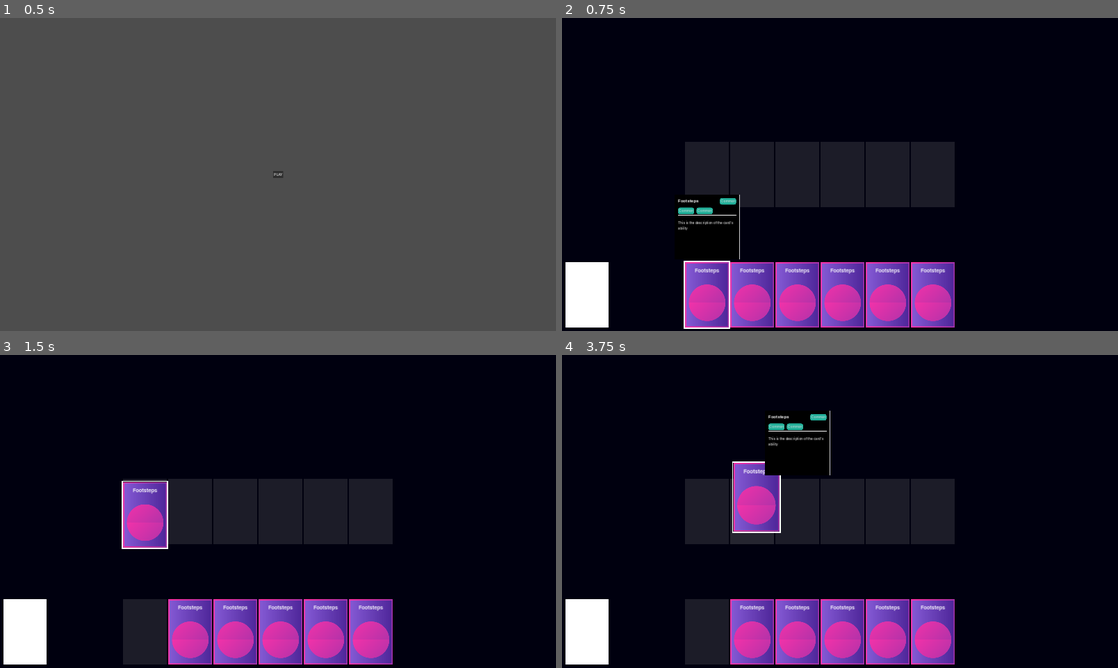
Above: before the commit, frames 1-4 (two rows, left to right).
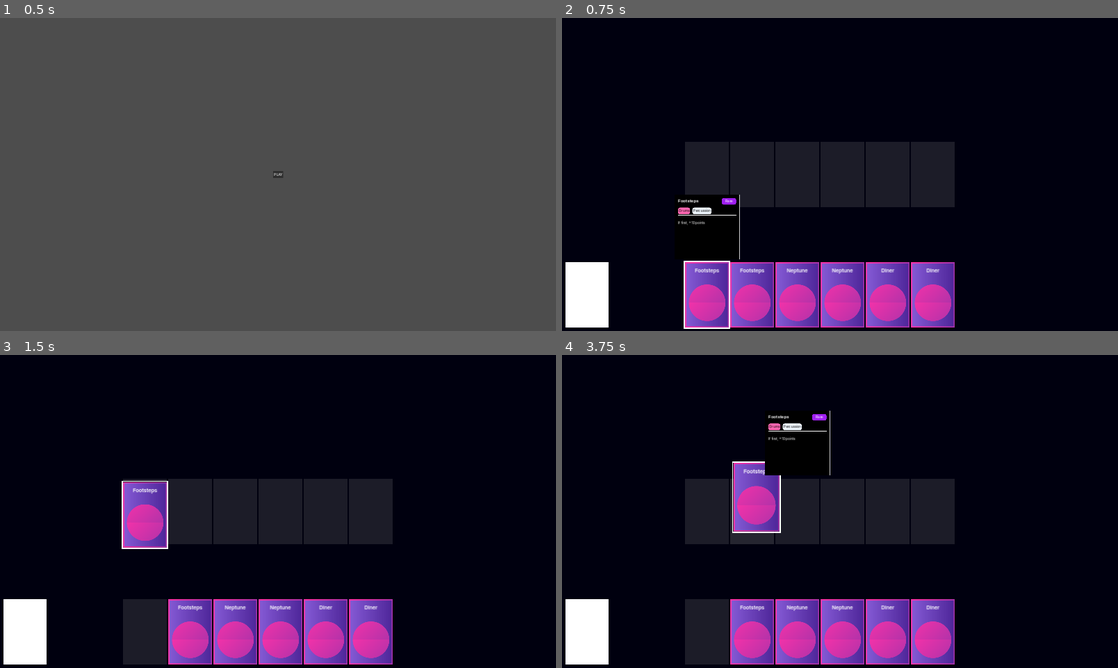
Above: after the commit, the same moments.

Repository: mikerobideau/loop-deck
Game: Godot game, scene res://main.tscn
Two runs of this game, one before a commit and one after it. Both use one fixed random seed, a clock stepped at 60 frames per second and the inputs below.
Inputs (mouse positions are in pixels of both pictures, inside the frame that each line leads up to):
- Up to frame 1 (0.5 s): no input
- Up to frame 2 (0.75 s): click "PLAY" at 0.5 s
- Up to frame 3 (1.5 s): tap Enter (ui_accept) at 1.25 s; drag from (144, 511) to (333, 442) at 1.27 s
- Up to frame 4 (3.75 s): tap Enter (ui_accept) at 2, 3.5 s; drag from (706, 511) to (812, 574) at 2.02 s; move the mouse to (751, 511) at 2.77 s; press the mouse at (751, 511) at 2.78 s; release the mouse at (751, 511) at 3.5 s; drag from (795, 511) to (673, 464) at 3.52 s

Frame 1 is identical in both runs. In frame 2, 0.4% of the frame differs, in the area x 20-69%, y 57-82%; in frame 3, 0.1%; in frame 4, 0.4%.

Commit message:
tooltips continued

Diff:
--- a/component/card/card.tscn
+++ b/component/card/card.tscn
@@ -37,8 +37,6 @@
 [node name="Name" type="Label" parent="TopContainer"]
 layout_mode = 2
 theme_type_variation = &"HeaderMedium"
-text = "MOONLIGHT
-DRIVE"
 horizontal_alignment = 1
 vertical_alignment = 1
 autowrap_mode = 3
--- a/component/card/card_data.gd
+++ b/component/card/card_data.gd
@@ -16,7 +16,7 @@
 	ACOUSTIC_GUITAR,
 	SYNTH,
 	PIANO,
-	SAXAPHONE
+	SAXOPHONE
 }
 
 @export var name: String
@@ -24,3 +24,9 @@
 @export var instrument: Instrument
 @export var description: String
 @export var rarity: Rarity.Value
+
+static func role_text(value: Role) -> String:
+	return str(Role.find_key(value)).capitalize()
+
+static func instrument_text(value: Instrument) -> String:
+	return str(Instrument.find_key(value)).capitalize()
--- a/component/card/rarity.gd
+++ b/component/card/rarity.gd
@@ -8,11 +8,24 @@
 }
 
 const COLORS := {
-	Value.COMMON: Color.WHITE,
+	Value.COMMON: Color.DARK_CYAN,
 	Value.UNCOMMON: Color.BLUE,
 	Value.RARE: Color.PURPLE,
 	Value.LEGENDARY: Color.GOLDENROD
 }
 
-static func color_of(rarity: Rarity) -> Color:
+static func color_of(rarity: Rarity.Value) -> Color:
 	return COLORS.get(rarity, Color.GRAY)
+
+static func text_of(rarity: Rarity.Value) -> String:
+	match rarity:
+		Value.COMMON:
+			return 'Common'
+		Value.UNCOMMON:
+			return 'Uncommon'
+		Value.RARE:
+			return 'Rare'
+		Value.LEGENDARY:
+			return 'Legendary'
+		_:
+			return 'Common'
--- /dev/null
+++ b/component/ui/chip.gd
@@ -0,0 +1,26 @@
+class_name Chip
+extends PanelContainer
+
+@onready var label = $MarginContainer/Label
+
+func _ready():
+	add_theme_stylebox_override('panel', get_theme_stylebox('panel').duplicate())
+	label.text = text
+	_apply_color()
+
+var text: String:
+	set(new_value):
+		text = new_value
+		label.text = new_value
+
+var color: Color:
+	set(new_value):
+		color = new_value
+		_apply_color()
+
+func _apply_color():
+	if not is_node_ready():
+		return
+	var style := get_theme_stylebox('panel') as StyleBoxFlat
+	style.bg_color = color
+	label.add_theme_color_override('font_color', Color.BLACK if color.get_luminance() > 0.5 else Color.WHITE)
--- a/component/ui/tag.tscn
+++ b/component/ui/chip.tscn
@@ -1,4 +1,6 @@
-[gd_scene load_steps=2 format=3 uid="uid://c4ifehlna7r2c"]
+[gd_scene load_steps=3 format=3 uid="uid://c4ifehlna7r2c"]
+
+[ext_resource type="Script" path="res://component/ui/chip.gd" id="1_8gtfb"]
 
 [sub_resource type="StyleBoxFlat" id="StyleBoxFlat_h3p28"]
 bg_color = Color(0.136181, 0.69269, 0.603365, 1)
@@ -7,10 +9,11 @@
 corner_radius_bottom_right = 10
 corner_radius_bottom_left = 10
 
-[node name="Tag" type="PanelContainer"]
+[node name="Chip" type="PanelContainer"]
 offset_right = 67.0
 offset_bottom = 20.0
 theme_override_styles/panel = SubResource("StyleBoxFlat_h3p28")
+script = ExtResource("1_8gtfb")
 
 [node name="MarginContainer" type="MarginContainer" parent="."]
 layout_mode = 2
@@ -23,4 +26,3 @@
 layout_mode = 2
 size_flags_horizontal = 4
 theme_type_variation = &"TooltipLabel"
-text = "Common"
--- /dev/null
+++ b/data/card/boombox.tres
@@ -0,0 +1,11 @@
+[gd_resource type="Resource" script_class="CardData" load_steps=2 format=3 uid="uid://dckkoscqmgbt8"]
+
+[ext_resource type="Script" path="res://component/card/card_data.gd" id="1_hqlsm"]
+
+[resource]
+script = ExtResource("1_hqlsm")
+name = "Boombox"
+role = 1
+instrument = 1
+description = "If between percussion and rhythm, +5 flow"
+rarity = 0
--- /dev/null
+++ b/data/card/diner.tres
@@ -0,0 +1,11 @@
+[gd_resource type="Resource" script_class="CardData" load_steps=2 format=3 uid="uid://h62w1phslat7"]
+
+[ext_resource type="Script" path="res://component/card/card_data.gd" id="1_7lb27"]
+
+[resource]
+script = ExtResource("1_7lb27")
+name = "Diner"
+role = 3
+instrument = 7
+description = "+10 points for each lead in hand"
+rarity = 0
--- a/data/card/footsteps.tres
+++ b/data/card/footsteps.tres
@@ -8,3 +8,4 @@
 role = 0
 instrument = 0
 description = "If first, +10 points"
+rarity = 2
--- /dev/null
+++ b/data/card/neptune.tres
@@ -0,0 +1,11 @@
+[gd_resource type="Resource" script_class="CardData" load_steps=2 format=3 uid="uid://cb6wiw8iekmeb"]
+
+[ext_resource type="Script" path="res://component/card/card_data.gd" id="1_dcjvy"]
+
+[resource]
+script = ExtResource("1_dcjvy")
+name = "Neptune"
+role = 3
+instrument = 5
+description = "+1 flow for each previous card"
+rarity = 1
--- a/data/deck/standard_deck.tres
+++ b/data/deck/standard_deck.tres
@@ -1,10 +1,13 @@
-[gd_resource type="Resource" script_class="DeckData" load_steps=4 format=3 uid="uid://ctpyggne14nv2"]
+[gd_resource type="Resource" script_class="DeckData" load_steps=7 format=3 uid="uid://ctpyggne14nv2"]
 
 [ext_resource type="Script" path="res://component/card/card_data.gd" id="1_bp4ay"]
 [ext_resource type="Resource" uid="uid://dgvh8ydks81sy" path="res://data/card/footsteps.tres" id="2_315qi"]
 [ext_resource type="Script" path="res://deck/deck_data.gd" id="2_ankn4"]
+[ext_resource type="Resource" uid="uid://cb6wiw8iekmeb" path="res://data/card/neptune.tres" id="3_t3n68"]
+[ext_resource type="Resource" uid="uid://h62w1phslat7" path="res://data/card/diner.tres" id="4_c5s1d"]
+[ext_resource type="Resource" uid="uid://dckkoscqmgbt8" path="res://data/card/boombox.tres" id="5_qhd2a"]
 
 [resource]
 script = ExtResource("2_ankn4")
 name = "Standard Deck"
-cards = Array[ExtResource("1_bp4ay")]([ExtResource("2_315qi"), ExtResource("2_315qi"), ExtResource("2_315qi"), ExtResource("2_315qi"), ExtResource("2_315qi"), ExtResource("2_315qi"), ExtResource("2_315qi"), ExtResource("2_315qi"), ExtResource("2_315qi"), ExtResource("2_315qi"), ExtResource("2_315qi")])
+cards = Array[ExtResource("1_bp4ay")]([ExtResource("2_315qi"), ExtResource("2_315qi"), ExtResource("3_t3n68"), ExtResource("3_t3n68"), ExtResource("4_c5s1d"), ExtResource("4_c5s1d"), ExtResource("5_qhd2a"), ExtResource("5_qhd2a")])
--- /dev/null
+++ b/global/style_global.gd
@@ -0,0 +1,5 @@
+class_name StyleGlobal
+extends Node
+
+const ROLE_COLOR = Color.ALICE_BLUE
+const INSTRUMENT_COLOR = Color.HOT_PINK
--- a/global/tooltip/tooltip_panel.gd
+++ b/global/tooltip/tooltip_panel.gd
@@ -4,9 +4,20 @@
 const GAP := 12.0
 
 @onready var title = $Body/VBoxContainer/Top/Title
+@onready var rarity_chip = $Body/VBoxContainer/Top/Rarity
+@onready var instrument_chip = $Body/VBoxContainer/Chips/Instrument
+@onready var role_chip = $Body/VBoxContainer/Chips/Role
+@onready var description = $Body/VBoxContainer/DescriptionContainer/Description
 
 func setup(data: CardData):
 	title.text = data.name
+	rarity_chip.color = Rarity.color_of(data.rarity)
+	rarity_chip.text = Rarity.text_of(data.rarity)
+	instrument_chip.text = CardData.instrument_text(data.instrument)
+	instrument_chip.color = Style.INSTRUMENT_COLOR
+	role_chip.text = CardData.role_text(data.role)
+	role_chip.color = Style.ROLE_COLOR
+	description.text = data.description
 
 func place_near(card_rect: Rect2):
 	var view := get_viewport_rect().size
--- a/global/tooltip/tooltip_panel.tscn
+++ b/global/tooltip/tooltip_panel.tscn
@@ -1,6 +1,6 @@
 [gd_scene load_steps=5 format=3 uid="uid://bntll5p0heurb"]
 
-[ext_resource type="PackedScene" uid="uid://c4ifehlna7r2c" path="res://component/ui/tag.tscn" id="1_7hol6"]
+[ext_resource type="PackedScene" uid="uid://c4ifehlna7r2c" path="res://component/ui/chip.tscn" id="1_7hol6"]
 [ext_resource type="Script" path="res://global/tooltip/tooltip_panel.gd" id="1_yxkia"]
 [ext_resource type="PackedScene" uid="uid://ck1bm4lrjp0a2" path="res://component/ui/divider.tscn" id="2_io1wt"]
 
@@ -42,7 +42,7 @@
 theme_type_variation = &"HeaderSmall"
 text = "CARD NAME"
 
-[node name="Tag" parent="Body/VBoxContainer/Top" instance=ExtResource("1_7hol6")]
+[node name="Rarity" parent="Body/VBoxContainer/Top" instance=ExtResource("1_7hol6")]
 layout_mode = 1
 anchors_preset = 1
 anchor_left = 1.0
@@ -51,13 +51,13 @@
 offset_right = 0.0
 grow_horizontal = 0
 
-[node name="Tags" type="HBoxContainer" parent="Body/VBoxContainer"]
+[node name="Chips" type="HBoxContainer" parent="Body/VBoxContainer"]
 layout_mode = 2
 
-[node name="Tag" parent="Body/VBoxContainer/Tags" instance=ExtResource("1_7hol6")]
+[node name="Instrument" parent="Body/VBoxContainer/Chips" instance=ExtResource("1_7hol6")]
 layout_mode = 2
 
-[node name="Tag2" parent="Body/VBoxContainer/Tags" instance=ExtResource("1_7hol6")]
+[node name="Role" parent="Body/VBoxContainer/Chips" instance=ExtResource("1_7hol6")]
 layout_mode = 2
 
 [node name="Divider" parent="Body/VBoxContainer" instance=ExtResource("2_io1wt")]
--- a/project.godot
+++ b/project.godot
@@ -19,6 +19,7 @@
 
 CardFactory="*res://global/card_factory_global.gd"
 Tooltip="*res://global/tooltip/tooltip_global.tscn"
+Style="*res://global/style_global.gd"
 
 [display]
 
